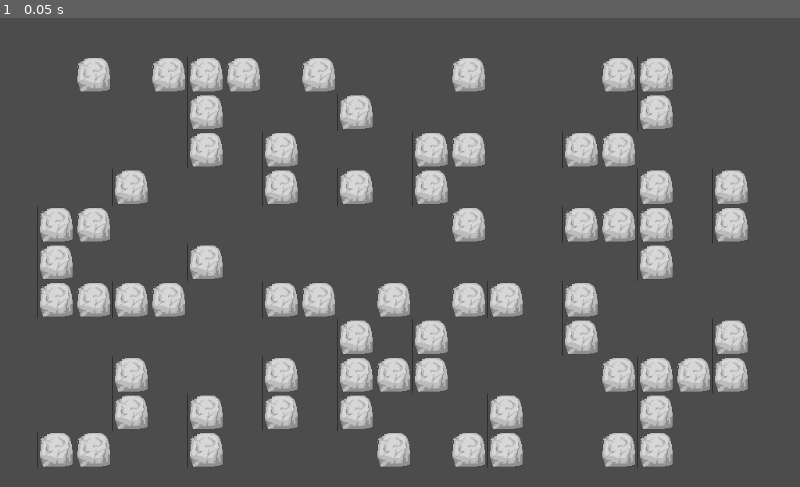
Above: before the commit, frame 1.
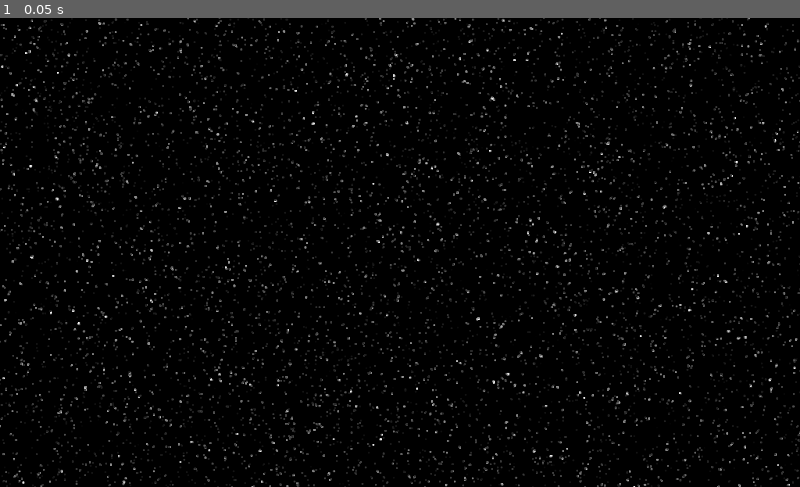
Above: after the commit, the same moment.

Repository: EamonnMR/orbital_fortress
Game: Godot game, scene res://world.tscn
Same seed, same stepped clock (60 frames per second), same inputs: the game is played once before the commit and once after it. This scene is started directly instead of the project's main scene.
Inputs:
- Up to frame 1 (0.05 s): no input

The runs differ from the first frame. In frame 1, 98% of the frame differs, in the area x 0-100%, y 0-100%.

Commit message:
Starfield and projectiles
Projectiles are DanC's from Tyran, CC BY SA.

Space background is from https://opengameart.org/content/space-backgrounds-8

Diff:
--- /dev/null
+++ b/Shot.gd
@@ -0,0 +1,15 @@
+extends Area2D
+
+const MOVE_SPEED = 10
+var from_player
+
+func _process(delta):
+	position += Vector2(0, -1 * MOVE_SPEED).rotated($Sprite.rotation)
+
+
+func _on_Shot_area_entered(area):
+	if area.is_in_group("asteroid"):
+		queue_free()
+
+func set_direction(rotation):
+	$Sprite.rotation = rotation
--- /dev/null
+++ b/Shot.tscn
@@ -0,0 +1,19 @@
+[gd_scene load_steps=4 format=2]
+
+[ext_resource path="res://shot.png" type="Texture" id=1]
+[ext_resource path="res://Shot.gd" type="Script" id=2]
+
+[sub_resource type="RectangleShape2D" id=1]
+extents = Vector2( 7, 6 )
+
+[node name="Shot" type="Area2D" groups=[
+"shot",
+]]
+script = ExtResource( 2 )
+
+[node name="Sprite" type="Sprite" parent="."]
+texture = ExtResource( 1 )
+
+[node name="damage_zone" type="CollisionShape2D" parent="."]
+shape = SubResource( 1 )
+[connection signal="area_entered" from="." to="." method="_on_Shot_area_entered"]
--- a/player.gd
+++ b/player.gd
@@ -1,6 +1,4 @@
 extends KinematicBody2D
-
-const MOTION_SPEED = 90.0
 
 export var max_speed = 120;
 export var accel = 15;
@@ -16,13 +14,15 @@
 export var stunned = false
 
 # Use sync because it will be called everywhere
-sync func setup_bomb(bomb_name, pos, by_who):
-	var bomb = preload("res://bomb.tscn").instance()
-	bomb.set_name(bomb_name) # Ensure unique name for the bomb
-	bomb.position = pos
-	bomb.from_player = by_who
+
+sync func shoot(name, pos, direction, by_who):
+	var shot = preload("res://Shot.tscn").instance()
+	shot.set_name(name) # Ensure unique name for the bomb
+	shot.position = pos
+	shot.set_direction(direction)
+	shot.from_player = by_who
 	# No need to set network master to bomb, will be owned by server by default
-	get_node("../..").add_child(bomb)
+	get_node("../..").add_child(shot)
 
 var prev_bombing = false
 var bomb_index = 0
@@ -36,15 +36,13 @@
 
 func _handle_shooting():
 	if(
-		Input.is_key_pressed(KEY_SPACE) and can_shoot
+		can_shoot and Input.is_key_pressed(KEY_SPACE)
 	):
-		print("trying to fire")
 		can_shoot = false
 		$reload_timer.start()
 
-		var bomb_name = get_name() + str(bomb_index)
-		var bomb_pos = position
-		rpc("setup_bomb", bomb_name, bomb_pos, get_tree().get_network_unique_id())
+		var name = get_name() + str(bomb_index)
+		rpc("shoot", name, position, $sprite.rotation, get_tree().get_network_unique_id())
 
 
 
--- a/score.gd
+++ b/score.gd
@@ -3,17 +3,18 @@
 var player_labels = {}
 
 func _process(_delta):
-	var rocks_left = $"../Rocks".get_child_count()
-	if rocks_left == 0:
-		var winner_name = ""
-		var winner_score = 0
-		for p in player_labels:
-			if player_labels[p].score > winner_score:
-				winner_score = player_labels[p].score
-				winner_name = player_labels[p].name
+	pass
+	#var rocks_left = $"../Rocks".get_child_count()
+	#if rocks_left == 0:
+	#	var winner_name = ""
+	#	var winner_score = 0
+	#	for p in player_labels:
+	#		if player_labels[p].score > winner_score:
+	#			winner_score = player_labels[p].score
+	#			winner_name = player_labels[p].name
 
-		$"../Winner".set_text("THE WINNER IS:\n" + winner_name)
-		$"../Winner".show()
+	#	$"../Winner".set_text("THE WINNER IS:\n" + winner_name)
+	#	$"../Winner".show()
 
 
 sync func increase_score(for_who):
--- a/world.tscn
+++ b/world.tscn
@@ -1,6 +1,7 @@
-[gd_scene load_steps=5 format=2]
+[gd_scene load_steps=6 format=2]
 
-[ext_resource path="res://rock.tscn" type="PackedScene" id=2]
+[ext_resource path="res://starfield.png" type="Texture" id=1]
+[ext_resource path="res://starfield_alpha.png" type="Texture" id=2]
 [ext_resource path="res://score.gd" type="Script" id=3]
 [ext_resource path="res://montserrat.otf" type="DynamicFontData" id=4]
 
@@ -9,6 +10,31 @@
 font_data = ExtResource( 4 )
 
 [node name="World" type="Node2D"]
+
+[node name="ParallaxBackground" type="ParallaxBackground" parent="."]
+follow_viewport_enable = true
+
+[node name="ParallaxLayer" type="ParallaxLayer" parent="ParallaxBackground"]
+motion_scale = Vector2( 0, 0 )
+motion_offset = Vector2( 500, 500 )
+motion_mirroring = Vector2( 1, 1 )
+
+[node name="Sprite2" type="Sprite" parent="ParallaxBackground/ParallaxLayer"]
+texture = ExtResource( 1 )
+
+[node name="ParallaxLayer2" type="ParallaxLayer" parent="ParallaxBackground"]
+motion_offset = Vector2( 1000, 1000 )
+motion_mirroring = Vector2( 1, 1 )
+
+[node name="Sprite2" type="Sprite" parent="ParallaxBackground/ParallaxLayer2"]
+texture = ExtResource( 2 )
+
+[node name="ParallaxLayer3" type="ParallaxLayer" parent="ParallaxBackground"]
+motion_offset = Vector2( 1500, 1500 )
+motion_mirroring = Vector2( 1, 1 )
+
+[node name="Sprite2" type="Sprite" parent="ParallaxBackground/ParallaxLayer3"]
+texture = ExtResource( 2 )
 
 [node name="SpawnPoints" type="Node2D" parent="."]
 
@@ -48,218 +74,6 @@
 [node name="11" type="Position2D" parent="SpawnPoints"]
 position = Vector2( 936, 72 )
 
-[node name="Rocks" type="Node2D" parent="."]
-
-[node name="Rock0" parent="Rocks" instance=ExtResource( 2 )]
-position = Vector2( 120, 72 )
-
-[node name="Rock1" parent="Rocks" instance=ExtResource( 2 )]
-position = Vector2( 264, 168 )
-
-[node name="Rock2" parent="Rocks" instance=ExtResource( 2 )]
-position = Vector2( 264, 120 )
-
-[node name="Rock3" parent="Rocks" instance=ExtResource( 2 )]
-position = Vector2( 216, 72 )
-
-[node name="Rock4" parent="Rocks" instance=ExtResource( 2 )]
-position = Vector2( 264, 72 )
-
-[node name="Rock5" parent="Rocks" instance=ExtResource( 2 )]
-position = Vector2( 312, 72 )
-
-[node name="Rock6" parent="Rocks" instance=ExtResource( 2 )]
-position = Vector2( 552, 168 )
-
-[node name="Rock7" parent="Rocks" instance=ExtResource( 2 )]
-position = Vector2( 600, 168 )
-
-[node name="Rock8" parent="Rocks" instance=ExtResource( 2 )]
-position = Vector2( 552, 216 )
-
-[node name="Rock9" parent="Rocks" instance=ExtResource( 2 )]
-position = Vector2( 264, 312 )
-
-[node name="Rock10" parent="Rocks" instance=ExtResource( 2 )]
-position = Vector2( 120, 360 )
-
-[node name="Rock11" parent="Rocks" instance=ExtResource( 2 )]
-position = Vector2( 168, 360 )
-
-[node name="Rock12" parent="Rocks" instance=ExtResource( 2 )]
-position = Vector2( 216, 360 )
-
-[node name="Rock13" parent="Rocks" instance=ExtResource( 2 )]
-position = Vector2( 120, 264 )
-
-[node name="Rock14" parent="Rocks" instance=ExtResource( 2 )]
-position = Vector2( 168, 216 )
-
-[node name="Rock15" parent="Rocks" instance=ExtResource( 2 )]
-position = Vector2( 72, 360 )
-
-[node name="Rock16" parent="Rocks" instance=ExtResource( 2 )]
-position = Vector2( 72, 312 )
-
-[node name="Rock17" parent="Rocks" instance=ExtResource( 2 )]
-position = Vector2( 72, 264 )
-
-[node name="Rock18" parent="Rocks" instance=ExtResource( 2 )]
-position = Vector2( 360, 360 )
-
-[node name="Rock19" parent="Rocks" instance=ExtResource( 2 )]
-position = Vector2( 408, 360 )
-
-[node name="Rock20" parent="Rocks" instance=ExtResource( 2 )]
-position = Vector2( 504, 360 )
-
-[node name="Rock21" parent="Rocks" instance=ExtResource( 2 )]
-position = Vector2( 600, 360 )
-
-[node name="Rock22" parent="Rocks" instance=ExtResource( 2 )]
-position = Vector2( 648, 360 )
-
-[node name="Rock23" parent="Rocks" instance=ExtResource( 2 )]
-position = Vector2( 504, 456 )
-
-[node name="Rock24" parent="Rocks" instance=ExtResource( 2 )]
-position = Vector2( 552, 456 )
-
-[node name="Rock25" parent="Rocks" instance=ExtResource( 2 )]
-position = Vector2( 552, 408 )
-
-[node name="Rock26" parent="Rocks" instance=ExtResource( 2 )]
-position = Vector2( 360, 456 )
-
-[node name="Rock27" parent="Rocks" instance=ExtResource( 2 )]
-position = Vector2( 360, 504 )
-
-[node name="Rock28" parent="Rocks" instance=ExtResource( 2 )]
-position = Vector2( 264, 504 )
-
-[node name="Rock29" parent="Rocks" instance=ExtResource( 2 )]
-position = Vector2( 264, 552 )
-
-[node name="Rock30" parent="Rocks" instance=ExtResource( 2 )]
-position = Vector2( 168, 456 )
-
-[node name="Rock31" parent="Rocks" instance=ExtResource( 2 )]
-position = Vector2( 168, 504 )
-
-[node name="Rock32" parent="Rocks" instance=ExtResource( 2 )]
-position = Vector2( 72, 552 )
-
-[node name="Rock33" parent="Rocks" instance=ExtResource( 2 )]
-position = Vector2( 120, 552 )
-
-[node name="Rock34" parent="Rocks" instance=ExtResource( 2 )]
-position = Vector2( 504, 552 )
-
-[node name="Rock35" parent="Rocks" instance=ExtResource( 2 )]
-position = Vector2( 600, 552 )
-
-[node name="Rock36" parent="Rocks" instance=ExtResource( 2 )]
-position = Vector2( 648, 552 )
-
-[node name="Rock37" parent="Rocks" instance=ExtResource( 2 )]
-position = Vector2( 648, 504 )
-
-[node name="Rock38" parent="Rocks" instance=ExtResource( 2 )]
-position = Vector2( 456, 216 )
-
-[node name="Rock39" parent="Rocks" instance=ExtResource( 2 )]
-position = Vector2( 360, 216 )
-
-[node name="Rock40" parent="Rocks" instance=ExtResource( 2 )]
-position = Vector2( 360, 168 )
-
-[node name="Rock41" parent="Rocks" instance=ExtResource( 2 )]
-position = Vector2( 456, 120 )
-
-[node name="Rock42" parent="Rocks" instance=ExtResource( 2 )]
-position = Vector2( 456, 408 )
-
-[node name="Rock43" parent="Rocks" instance=ExtResource( 2 )]
-position = Vector2( 456, 456 )
-
-[node name="Rock44" parent="Rocks" instance=ExtResource( 2 )]
-position = Vector2( 456, 504 )
-
-[node name="Rock45" parent="Rocks" instance=ExtResource( 2 )]
-position = Vector2( 600, 264 )
-
-[node name="Rock46" parent="Rocks" instance=ExtResource( 2 )]
-position = Vector2( 600, 72 )
-
-[node name="Rock47" parent="Rocks" instance=ExtResource( 2 )]
-position = Vector2( 408, 72 )
-
-[node name="Rock48" parent="Rocks" instance=ExtResource( 2 )]
-position = Vector2( 792, 168 )
-
-[node name="Rock49" parent="Rocks" instance=ExtResource( 2 )]
-position = Vector2( 744, 168 )
-
-[node name="Rock50" parent="Rocks" instance=ExtResource( 2 )]
-position = Vector2( 744, 264 )
-
-[node name="Rock51" parent="Rocks" instance=ExtResource( 2 )]
-position = Vector2( 792, 264 )
-
-[node name="Rock52" parent="Rocks" instance=ExtResource( 2 )]
-position = Vector2( 744, 360 )
-
-[node name="Rock53" parent="Rocks" instance=ExtResource( 2 )]
-position = Vector2( 744, 408 )
-
-[node name="Rock54" parent="Rocks" instance=ExtResource( 2 )]
-position = Vector2( 792, 552 )
-
-[node name="Rock55" parent="Rocks" instance=ExtResource( 2 )]
-position = Vector2( 840, 552 )
-
-[node name="Rock56" parent="Rocks" instance=ExtResource( 2 )]
-position = Vector2( 840, 504 )
-
-[node name="Rock57" parent="Rocks" instance=ExtResource( 2 )]
-position = Vector2( 840, 312 )
-
-[node name="Rock58" parent="Rocks" instance=ExtResource( 2 )]
-position = Vector2( 840, 264 )
-
-[node name="Rock59" parent="Rocks" instance=ExtResource( 2 )]
-position = Vector2( 840, 216 )
-
-[node name="Rock60" parent="Rocks" instance=ExtResource( 2 )]
-position = Vector2( 840, 120 )
-
-[node name="Rock61" parent="Rocks" instance=ExtResource( 2 )]
-position = Vector2( 792, 72 )
-
-[node name="Rock62" parent="Rocks" instance=ExtResource( 2 )]
-position = Vector2( 840, 72 )
-
-[node name="Rock63" parent="Rocks" instance=ExtResource( 2 )]
-position = Vector2( 936, 216 )
-
-[node name="Rock64" parent="Rocks" instance=ExtResource( 2 )]
-position = Vector2( 936, 264 )
-
-[node name="Rock65" parent="Rocks" instance=ExtResource( 2 )]
-position = Vector2( 936, 408 )
-
-[node name="Rock66" parent="Rocks" instance=ExtResource( 2 )]
-position = Vector2( 888, 456 )
-
-[node name="Rock67" parent="Rocks" instance=ExtResource( 2 )]
-position = Vector2( 936, 456 )
-
-[node name="Rock68" parent="Rocks" instance=ExtResource( 2 )]
-position = Vector2( 792, 456 )
-
-[node name="Rock69" parent="Rocks" instance=ExtResource( 2 )]
-position = Vector2( 840, 456 )
-
 [node name="Players" type="Node2D" parent="."]
 
 [node name="Score" type="HBoxContainer" parent="."]
@@ -273,8 +87,9 @@
 }
 
 [node name="Winner" type="Label" parent="."]
+margin_top = -1.0
 margin_right = 1031.0
-margin_bottom = 617.0
+margin_bottom = 616.0
 size_flags_horizontal = 2
 size_flags_vertical = 0
 custom_fonts/font = SubResource( 1 )
@@ -286,6 +101,9 @@
 YOU"
 align = 1
 valign = 1
+__meta__ = {
+"_edit_use_anchors_": false
+}
 
 [node name="ExitGame" type="Button" parent="Winner"]
 margin_left = 384.0
@@ -299,8 +117,4 @@
 __meta__ = {
 "_edit_use_anchors_": false
 }
-
-[node name="Camera2D" type="Camera2D" parent="."]
-offset = Vector2( 512, 300 )
-current = true
 [connection signal="pressed" from="Winner/ExitGame" to="Score" method="_on_exit_game_pressed"]
Not shown, added: EmptyStarfield.jpg.import
Binary file added: shot.png
Not shown, added: shot.png.import
Binary file added: starfield.png
Not shown, added: starfield.png.import
Binary file added: starfield_alpha.png
Not shown, added: starfield_alpha.png.import
Not shown, added: EmptyStarfield.jpg
